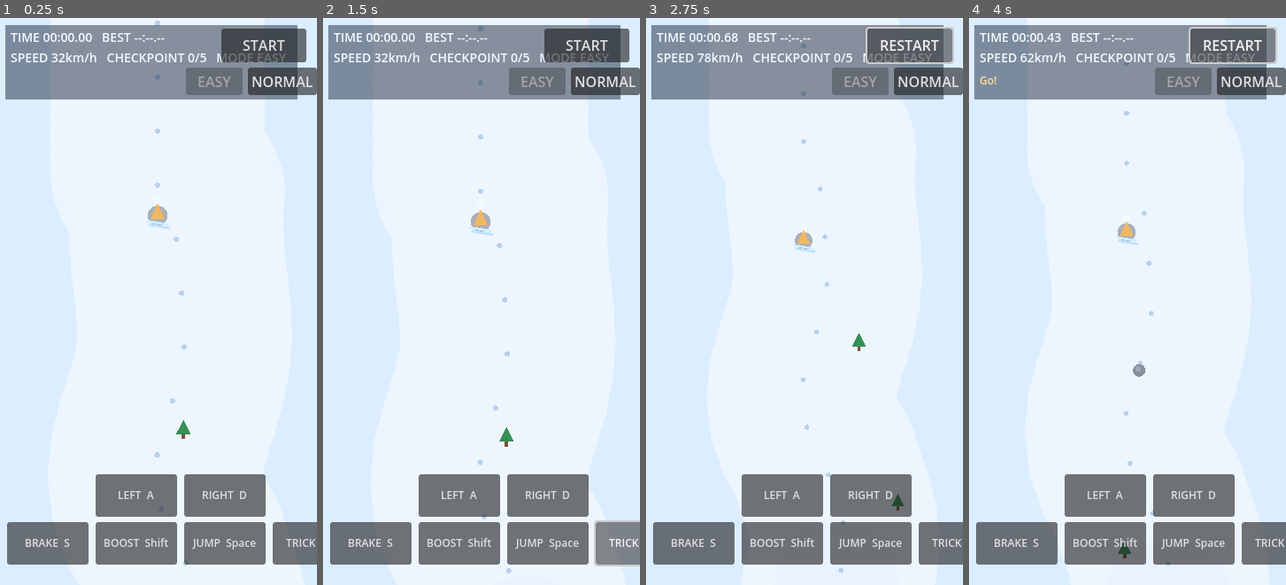
Above: before the commit, frames 1-4 (left to right).
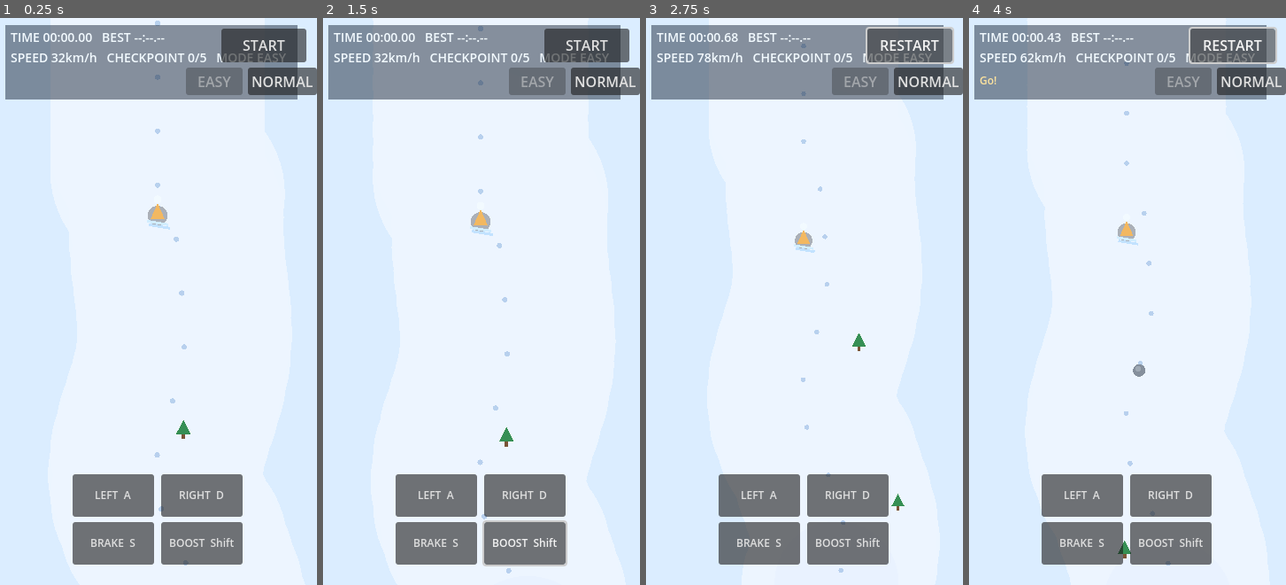
Above: after the commit, the same moments.

Repository: wndzlf/TapTapCho
Game: Godot game, scene res://scenes/main/Main.tscn
The game is run twice, just before and just after one commit, with the same random seed, the same clock (stepped at 60 frames per second) and the same inputs.
Inputs (mouse positions are in pixels of both pictures, inside the frame that each line leads up to):
- Up to frame 1 (0.25 s): no input
- Up to frame 2 (1.5 s): click (548, 545) at 0.5 s, where only the run before the commit has a clickable "JUMP Space"; click (636, 545) at 1.25 s, where only the run before the commit has a clickable "TRICK Q/E"
- Up to frame 3 (2.75 s): click "START" at 2 s
- Up to frame 4 (4 s): click "RESTART" at 2.75 s; click "RESTART" at 3.5 s

The runs differ from the first frame. In frame 1, 5.7% of the frame differs, in the area x 2-100%, y 80-97%; in frame 2, 6.0%; in frame 3, 5.7%; in frame 4, 5.7%.

Commit message:
ui: keep winter ski controls to left right brake boost only

Diff:
--- a/godot-winter-ski-rush/scenes/main/Main.gd
+++ b/godot-winter-ski-rush/scenes/main/Main.gd
@@ -95,8 +95,6 @@
 var touch_right := false
 var touch_brake := false
 var touch_crouch := false
-var touch_trick := false
-var touch_jump_queued := false
 
 var status_text := ""
 var status_timer := 0.0
@@ -195,11 +193,6 @@
 	var steer_input := _read_steer_input()
 	var brake_pressed := Input.is_action_pressed("brake") or touch_brake
 	var crouch_pressed := Input.is_action_pressed("crouch") or touch_crouch
-	var trick_pressed := Input.is_action_pressed("trick") or touch_trick
-
-	if Input.is_action_just_pressed("jump") or touch_jump_queued:
-		touch_jump_queued = false
-		_try_jump()
 
 	var surface := _surface_at(player_pos)
 	if not surface["on_track"]:
@@ -257,9 +250,6 @@
 	if is_airborne:
 		air_velocity -= 980.0 * delta
 		air_height = max(0.0, air_height + air_velocity * delta)
-		if trick_pressed:
-			var spin_dir: float = 1.0 if steer_input == 0.0 else float(sign(steer_input))
-			trick_spin += (420.0 + forward_speed * 0.45) * delta * spin_dir
 		if air_height <= 0.0:
 			_land_from_jump()
 
@@ -695,13 +685,8 @@
 
 	var brake_btn := _make_hold_button("BRAKE  S", func() -> void: touch_brake = true, func() -> void: touch_brake = false)
 	var crouch_btn := _make_hold_button("BOOST  Shift", func() -> void: touch_crouch = true, func() -> void: touch_crouch = false)
-	var jump_btn := _make_tap_button("JUMP  Space", func() -> void: touch_jump_queued = true)
-	var trick_btn := _make_hold_button("TRICK  Q/E", func() -> void: touch_trick = true, func() -> void: touch_trick = false)
-
 	row_actions.add_child(brake_btn)
 	row_actions.add_child(crouch_btn)
-	row_actions.add_child(jump_btn)
-	row_actions.add_child(trick_btn)
 
 
 func _setup_audio() -> void:
@@ -793,16 +778,6 @@
 	b.button_down.connect(on_press)
 	b.button_up.connect(on_release)
 	b.mouse_exited.connect(on_release)
-	return b
-
-
-func _make_tap_button(label: String, on_tap: Callable) -> Button:
-	var b := Button.new()
-	b.text = label
-	b.custom_minimum_size = Vector2(92, 48)
-	b.add_theme_font_size_override("font_size", 12)
-	b.mouse_default_cursor_shape = Control.CURSOR_POINTING_HAND
-	b.pressed.connect(on_tap)
 	return b
 
 
@@ -929,8 +904,6 @@
 	touch_right = false
 	touch_brake = false
 	touch_crouch = false
-	touch_trick = false
-	touch_jump_queued = false
 	_brake_was_pressed = false
 	offtrack_warning_target = 0.0
 	offtrack_warning_strength = 0.0
Not shown, changed: godot-winter-ski-rush-web/index.html
Not shown, changed: godot-winter-ski-rush-web/index.pck
